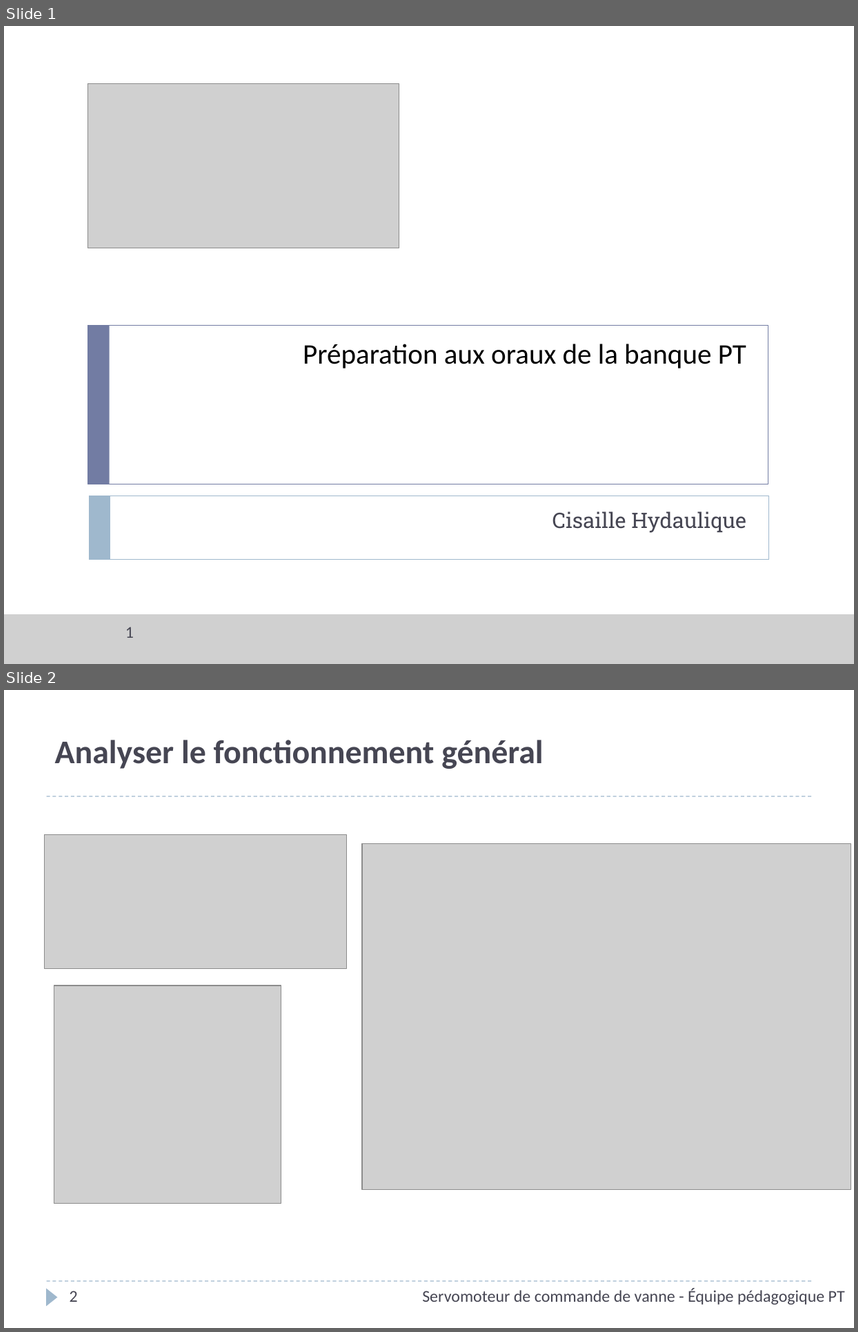
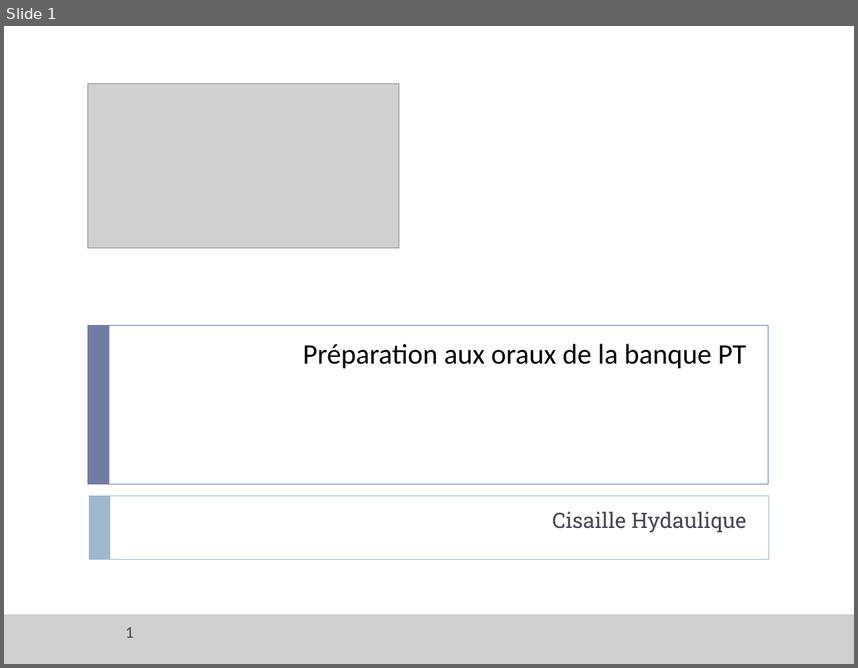
Before and after one commit to xpessoles/PT_Oraux, a slide deck: Interrogation_SII/03_Cisaille hydraulique/ServoMoteur_CommandeVanne_Corrige.pptx. Shown one above the other, each under a label of ours: slides 1 and 2 before the commit, slide 1 after it. The pictures are 858x1332 and 858x668 pixels, drawn with LibreOffice and Linux fonts; fonts in the diff are those of the drawing; grey boxes stand for pictures; background and template pictures are left out. Boxes give left, top, right and bottom in pixels: in the first picture for what was removed or moved away, otherwise in the second. Text is boxed around its words. In the diff, an @@ line names an element or a change of style, - is before the commit and + after.

```diff
--- a/Interrogation_SII/03_Cisaille hydraulique/ServoMoteur_CommandeVanne_Corrige.pptx
+++ b/Interrogation_SII/03_Cisaille hydraulique/ServoMoteur_CommandeVanne_Corrige.pptx
@@ slide 2 removed at [4,690,854,1328], background #FFFFFF @@
@@ title removed at [55,740,543,769] @@
-Analyser le fonctionnement général
@@ line removed from (47, 796) to (811, 796) @@
@@ picture removed at [44,834,346,968] @@
@@ picture removed at [362,844,851,1189] @@
@@ picture removed at [54,986,281,1203] @@
@@ line removed from (47, 1281) to (811, 1281) @@
@@ triangle removed at [47,1288,58,1305] @@
@@ text removed at [422,1288,845,1304] @@
-Servomoteur de commande de vanne - Équipe pédagogique PT
@@ page number removed at [70,1290,78,1301] @@
-2
```
Also in this commit, not shown: 2 slides changed, 9 other slides removed, 2 other files.
